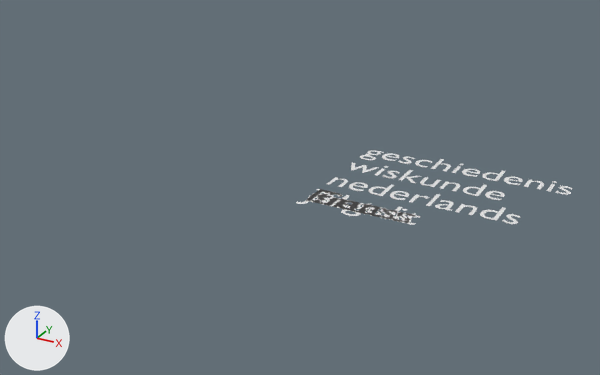
Two versions of the Blender file model_step4.blend, one commit apart.
One viewpoint serves both versions: a 50 mm lens placed at (7.81, -13.32, 7.43), pointed at (-0.37, 1.57, -0.01). Arrows for +X, +Y and +Z are at lower left; the lights stay in place.

The first picture shows 'Gerrit', 'Jan', 'Klaas', 'Piet', 'Truus', 'geschiedenis\n', 'nederlands', 'wiskunde'.
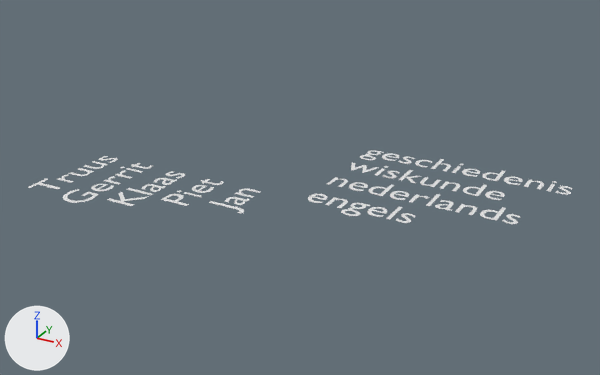
Pixel boxes (x1, y1, x2, y2) of what changed, in the pictures (600 x 375 px):
'Gerrit', reshaped, moved, turned: before (310, 191, 421, 225); after (63, 163, 153, 203)
'Klaas', reshaped, moved, turned: before (307, 191, 398, 219); after (107, 171, 185, 206)
'Truus', reshaped, moved, turned: before (314, 189, 411, 222); after (28, 156, 118, 189)
'Piet', reshaped, moved, turned: before (306, 191, 375, 214); after (160, 179, 224, 206)
'Jan', reshaped, moved, turned: before (296, 193, 355, 209); after (209, 189, 261, 214)

The change in detail:
In text 'Gerrit.017' (txt_gerrit_017), align_x is now set to 'RIGHT'.
In text 'Jan.017' (txt_jan_017), align_x is now set to 'RIGHT'.
In text 'Klaas.017' (txt_klaas_017), align_x is now set to 'RIGHT'.
In text 'Piet.017' (txt_piet_017), align_x is now set to 'RIGHT'.
In text 'Truus.017' (txt_truus_017), align_x is now set to 'RIGHT'.
Object 'Gerrit' (ob_gerrit) moves from (0.0, 1.0, 0.0) to (-4.0, 1.0, 0.0).
Object 'Gerrit' (ob_gerrit) turns from (0, 0, 0) to (0, 0, 90) degrees about x, y and z.
Object 'Jan' (ob_jan) moves from (0.0, 1.0, 0.0) to (-1.0, 1.0, 0.0).
Object 'Jan' (ob_jan) turns from (0, 0, 0) to (0, 0, 90) degrees about x, y and z.
Object 'Klaas' (ob_klaas) moves from (0.0, 1.0, 0.0) to (-3.0, 1.0, 0.0).
Object 'Klaas' (ob_klaas) turns from (0, 0, 0) to (0, 0, 90) degrees about x, y and z.
Object 'Piet' (ob_piet) moves from (0.0, 1.0, 0.0) to (-2.0, 1.0, 0.0).
Object 'Piet' (ob_piet) turns from (0, 0, 0) to (0, 0, 90) degrees about x, y and z.
Object 'Truus' (ob_truus) moves from (0.0, 1.0, 0.0) to (-5.0, 1.0, 0.0).
Object 'Truus' (ob_truus) turns from (0, 0, 0) to (0, 0, 90) degrees about x, y and z.
